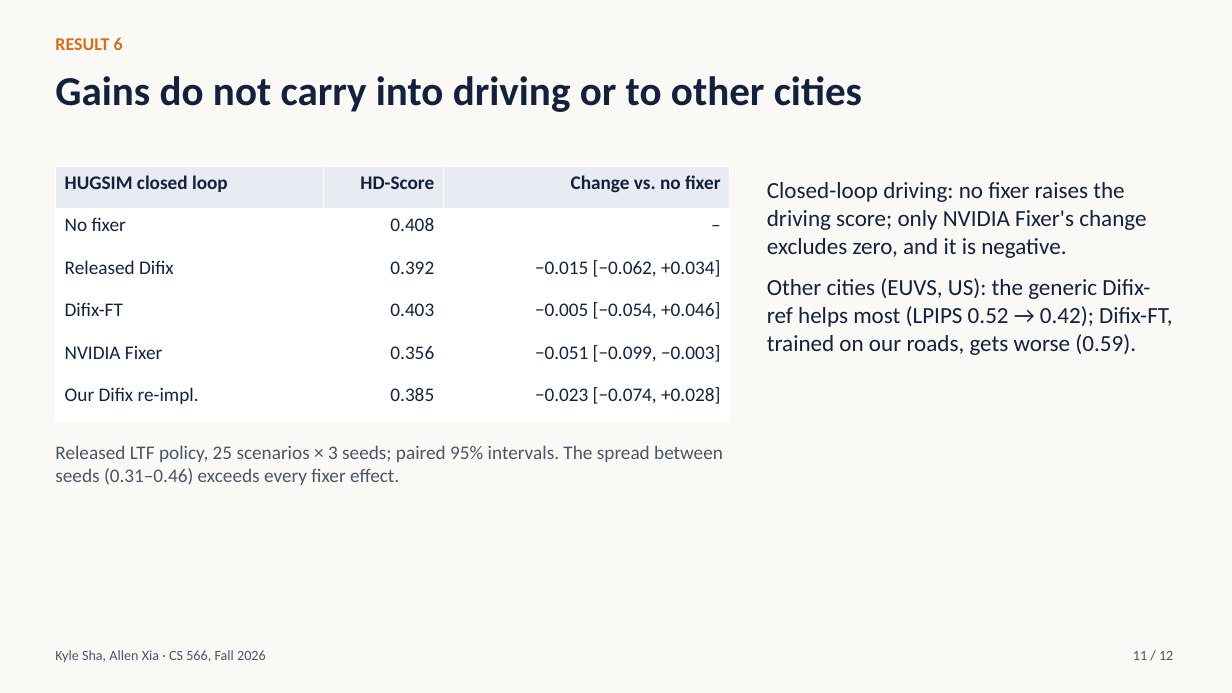
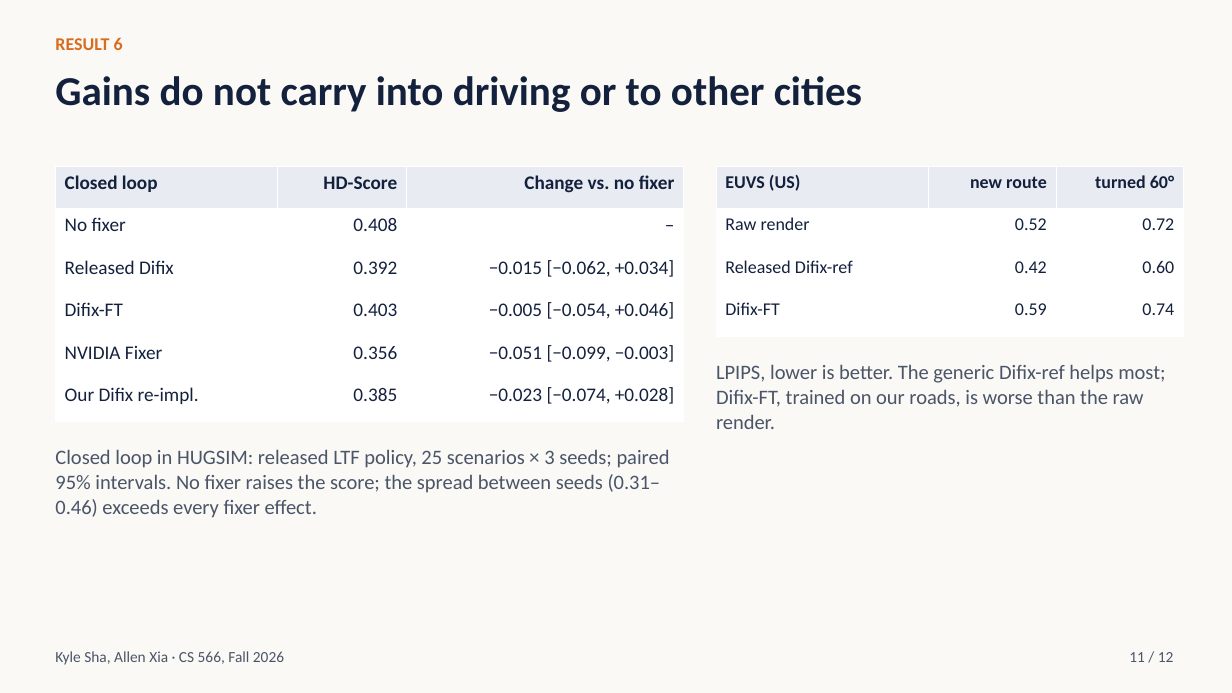
Before and after one commit to ksha23/cs566-drive-sim-trust, a slide deck: slide 11 of presentation/cs566_drive_sim_talk.pptx. Drawn at 1232x693 pixels with LibreOffice and Linux fonts; fonts in the diff are those of the drawing. Boxes give left, top, right and bottom in pixels: in the first picture for what was removed or moved away, otherwise in the second. Text is boxed around its words. In the diff, an @@ line names an element or a change of style, - is before the commit and + after.

```diff
--- a/presentation/cs566_drive_sim_talk.pptx
+++ b/presentation/cs566_drive_sim_talk.pptx
@@ table at (55,166,684,421) @@
-row 1, column 1: HUGSIM closed loop
+row 1, column 1: Closed loop
@@ table: place and size @@
-table at (55,166,730,421)
+table at (55,166,684,421)
@@ table added at (716,166,1184,336), 4 rows, 3 columns @@
+EUVS (US) | new route | turned 60°
+Raw render | 0.52 | 0.72
+Released Difix-ref | 0.42 | 0.60
+Difix-FT | 0.59 | 0.74
@@ text at (716,364,1165,429): text changed; size 18 to 16 pt; text colour #14213D to #4A5568 @@
-Closed-loop driving: no fixer raises the driving score; only NVIDIA Fixer's change excludes zero, and it is negative.
-Other cities (EUVS, US): the generic Difix-ref helps most (LPIPS 0.52 → 0.42); Difix-FT, trained on our roads, gets worse (0.59).
+LPIPS, lower is better. The generic Difix-ref helps most; Difix-FT, trained on our roads, is worse than the raw render.
@@ text at (55,449,670,518): text changed; size 15 to 16 pt @@
-Released LTF policy, 25 scenarios × 3 seeds; paired 95% intervals. The spread between seeds (0.31–0.46) exceeds every fixer effect.
+Closed loop in HUGSIM: released LTF policy, 25 scenarios × 3 seeds; paired 95% intervals. No fixer raises the score; the spread between seeds (0.31–0.46) exceeds every fixer effect.
@@ text "Kyle Sha, Allen Xia · ..." at (55,651,284,665): size 11 to 12 pt @@
@@ text "11 / 12" at (1129,652,1174,662): size 11 to 12 pt @@
```
Also in this commit, not shown: 11 other slides changed, 5 other files.
